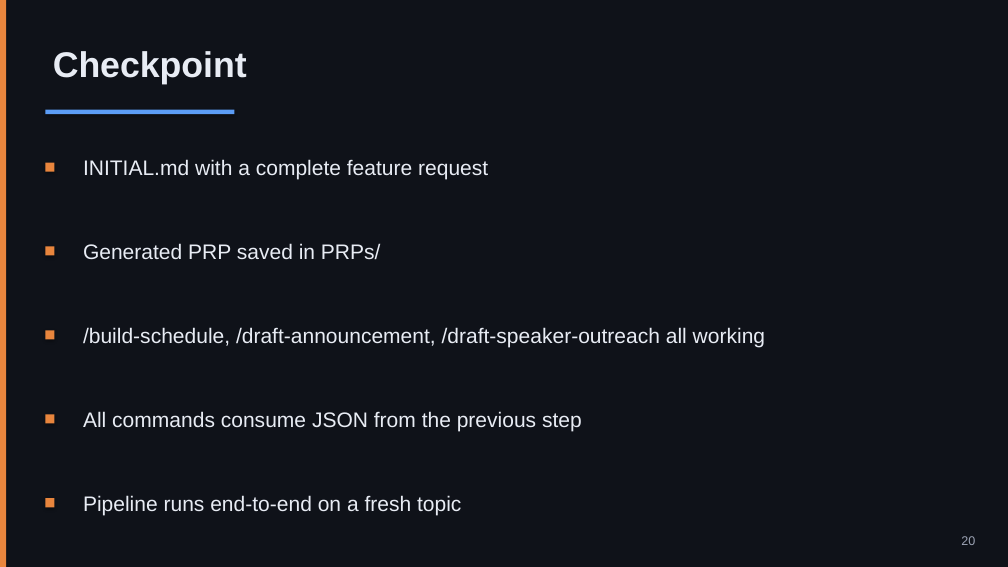
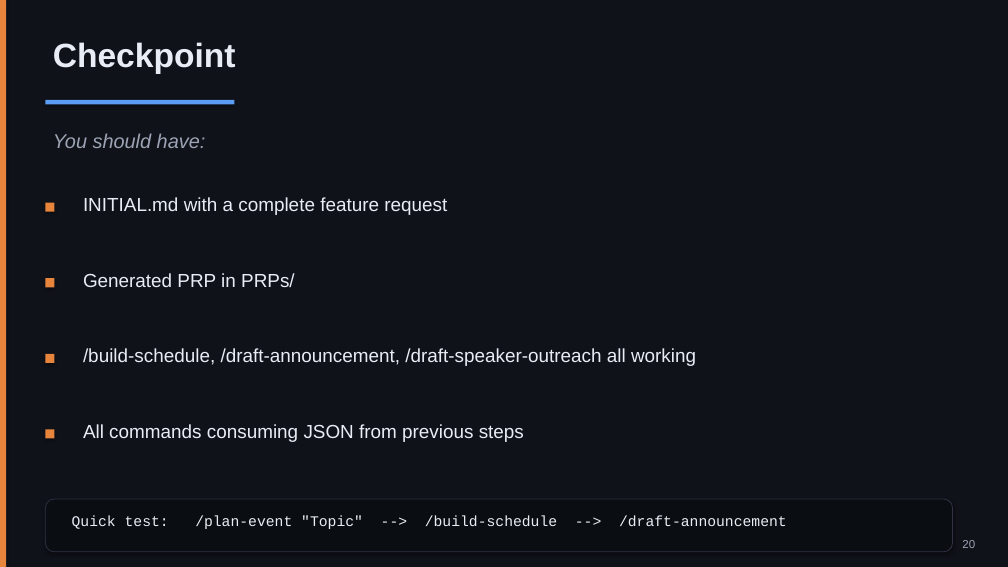
Before and after one commit to nickyeager/tucson-claude-code-meetup, a slide deck: slide 20 of slides/session-2-context-engineering.pptx. Drawn at 1008x567 pixels with LibreOffice and Linux fonts; fonts in the diff are those of the drawing. Boxes give left, top, right and bottom in pixels: in the first picture for what was removed or moved away, otherwise in the second. Text is boxed around its words. In the diff, an @@ line names an element or a change of style, - is before the commit and + after.

```diff
--- a/slides/session-2-context-engineering.pptx
+++ b/slides/session-2-context-engineering.pptx
@@ text "Checkpoint": place and size @@
-text "Checkpoint" at [53,51,247,84]
+text "Checkpoint" at [53,42,236,74]
@@ text "Checkpoint" at [53,42,236,74]: size 34 to 32 pt @@
@@ rectangle: place and size @@
-rectangle at [45,110,234,114]
+rectangle at [45,100,234,104]
@@ text added at [53,133,206,148], 19 pt, text #9CA3B4, italic @@
+You should have:
@@ rectangle: place and size @@
-rectangle at [45,163,54,172]
+rectangle at [45,203,54,212]
@@ text "INITIAL.md with a complete feature ..." at [83,197,447,215]: size 20 to 18 pt @@
@@ text "INITIAL.md with a complete feature ...": place and size @@
-text "INITIAL.md with a complete feature ..." at [83,159,488,180]
+text "INITIAL.md with a complete feature ..." at [83,197,447,215]
@@ rectangle: place and size @@
-rectangle at [45,247,54,256]
+rectangle at [45,278,54,287]
@@ text at [83,273,295,287]: text changed; size 20 to 18 pt @@
-Generated PRP saved in PRPs/
+Generated PRP in PRPs/
@@ rectangle: place and size @@
-rectangle at [45,330,54,340]
+rectangle at [45,354,54,363]
@@ text "/build-schedule, /draft-announcement, /draft-speaker-outreac ...": place and size @@
-text "/build-schedule, /draft-announcement, /draft-speaker-outreac ..." at [83,327,765,348]
+text "/build-schedule, /draft-announcement, /draft-speaker-outreac ..." at [83,348,696,366]
@@ text "/build-schedule, /draft-announcement, /draft-speaker-outreac ..." at [83,348,696,366]: size 20 to 18 pt @@
@@ rectangle: place and size @@
-rectangle at [45,414,54,423]
+rectangle at [45,430,54,439]
@@ text at [83,424,524,442]: text changed; size 20 to 18 pt @@
-All commands consume JSON from the previous step
+All commands consuming JSON from previous steps
@@ rounded rectangle: place and size @@
-rounded rectangle at [83,495,461,516]
+rounded rectangle at [45,499,953,552]
@@ rounded rectangle at [45,499,953,552]: fill none to #0A0D12; outline none to #313244 0.75 pt; shadow on @@
@@ rectangle removed at [45,498,54,507] @@
@@ text in rounded rectangle at [83,495,461,516]: text removed @@
-Pipeline runs end-to-end on a fresh topic
@@ text added at [72,515,787,529], 14 pt, text #E8ECF4 @@
+Quick test: /plan-event "Topic" --> /build-schedule --> /draft-announcement
@@ text "20" at [962,540,975,548]: size 12 to 11 pt @@
```
Also in this commit, not shown: 17 other slides changed, 4 slides added, 4 slides removed, 2 other files.
